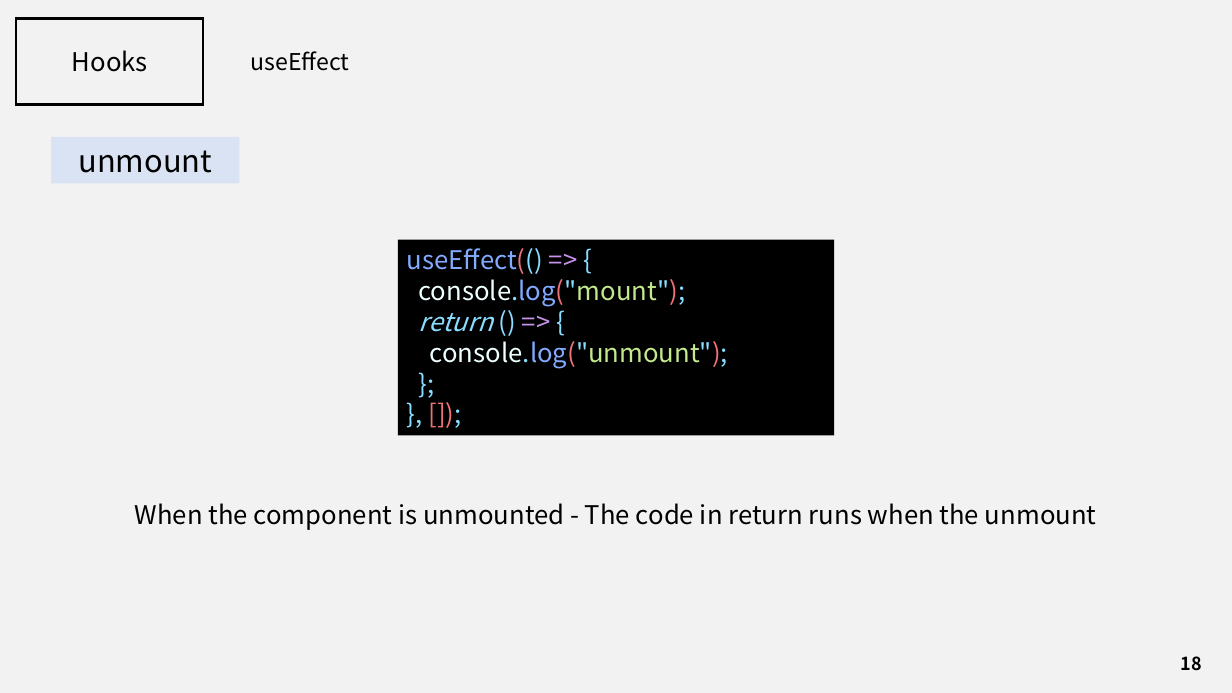
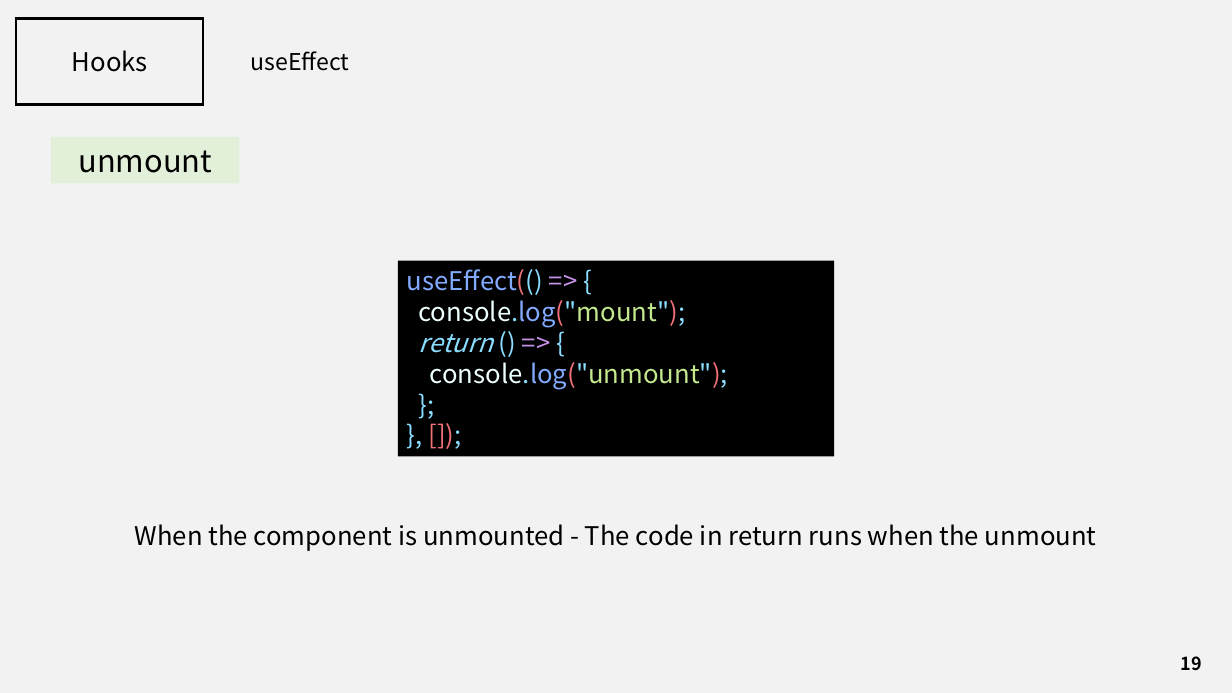
Before and after one commit to J3SUNG/Seminar, a slide deck: slide 19 of 210229_React_Hooks.pptx (slide 18 before the commit). Drawn at 1232x693 pixels with LibreOffice and Linux fonts; fonts in the diff are those of the drawing. Boxes give left, top, right and bottom in pixels: in the first picture for what was removed or moved away, otherwise in the second. Text is boxed around its words. In the diff, an @@ line names an element or a change of style, - is before the commit and + after.

```diff
--- a/210229_React_Hooks.pptx
+++ b/210229_React_Hooks.pptx
@@ rectangle "unmount" at (x1=51, y1=137, x2=239, y2=183): fill #DAE3F3 to #E2F0D9 @@
@@ rectangle "useEffect(() => {" moved from (x1=398, y1=239, x2=835, y2=435) to (x1=398, y1=261, x2=835, y2=457) @@
@@ text "When the component is unmounted ..." moved from (x1=135, y1=503, x2=1097, y2=530) to (x1=135, y1=524, x2=1097, y2=551) @@
@@ page number at (x1=1181, y1=656, x2=1202, y2=671): text changed @@
-18
+19
```
Also in this commit, not shown: 20 other slides changed, 1 slide added, 1 other file.
